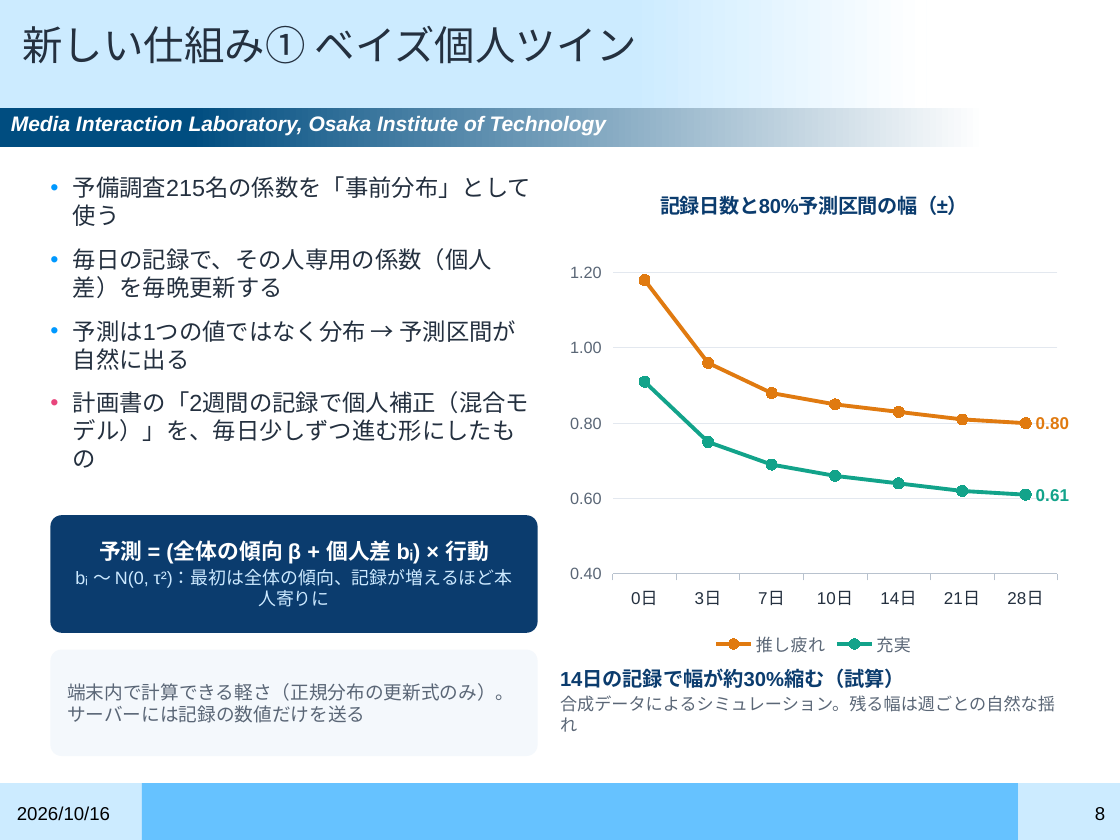
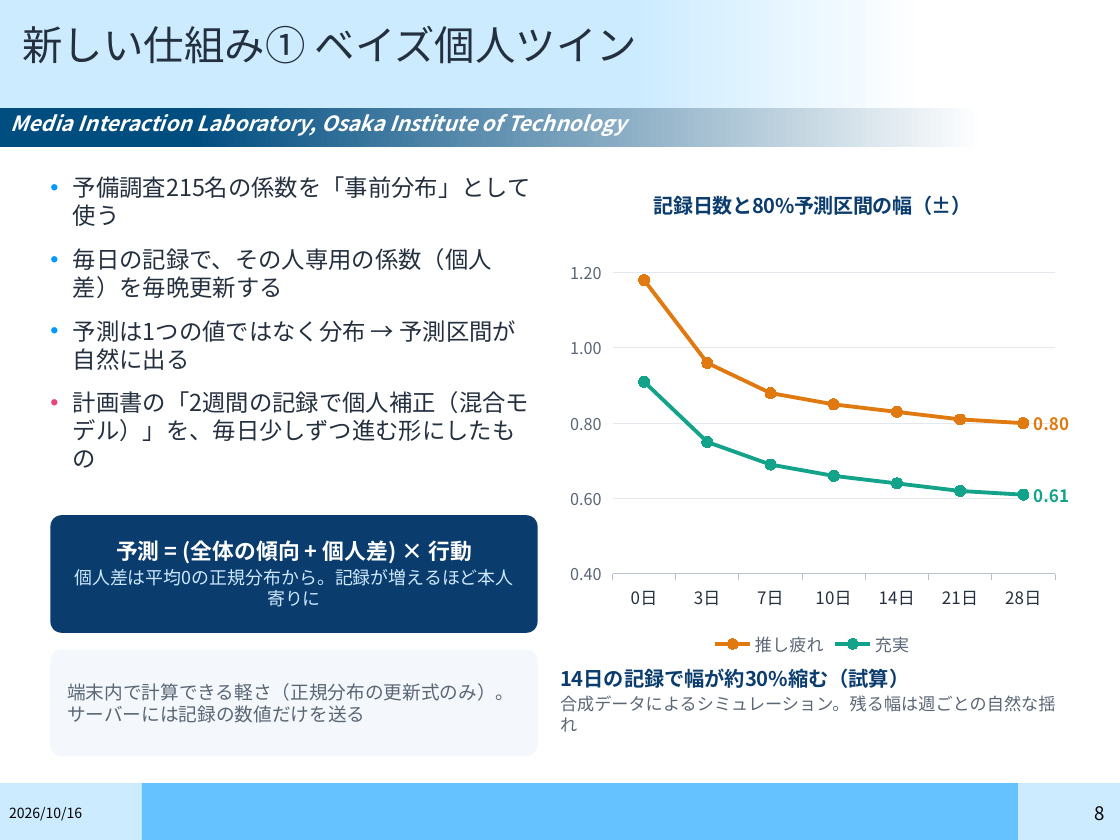
Before and after one commit to gen3121/semonster, a slide deck: slide 8 of research-materials/slides/01_進捗報告①_20261016_OshiFit_v2設計.pptx. Drawn at 1120x840 pixels with LibreOffice and Linux fonts; fonts in the diff are those of the drawing; background and template pictures are left out. Boxes give left, top, right and bottom in pixels: in the first picture for what was removed or moved away, otherwise in the second. Text is boxed around its words. In the diff, an @@ line names an element or a change of style, - is before the commit and + after.

```diff
--- a/research-materials/slides/01_進捗報告①_20261016_OshiFit_v2設計.pptx
+++ b/research-materials/slides/01_進捗報告①_20261016_OshiFit_v2設計.pptx
@@ font Arial to Noto Sans CJK JP in 3 elements at (x1=73, y1=176, x2=531, y2=468), (x1=560, y1=668, x2=1056, y2=732), (x1=11, y1=114, x2=626, y2=136) @@
@@ line chart at (x1=560, y1=168, x2=1070, y2=661) @@
@@ legend changed @@
@@ category axis changed @@
@@ value axis changed @@
@@ lettering changed @@
@@ text at (x1=74, y1=540, x2=513, y2=607): text changed; font Arial to Noto Sans CJK JP @@
-予測 = (全体の傾向 β + 個人差 bᵢ) × 行動
-bᵢ ～ N(0, τ²)：最初は全体の傾向、記録が増えるほど本人寄りに
+予測 = (全体の傾向 + 個人差) × 行動
+個人差は平均0の正規分布から。記録が増えるほど本人寄りに
@@ text "2026/10/16" at (x1=9, y1=807, x2=82, y2=821): size 12 to 9 pt, font Arial to Noto Sans CJK JP @@
```
Also in this commit, not shown: 12 other slides changed, 33 other files.
